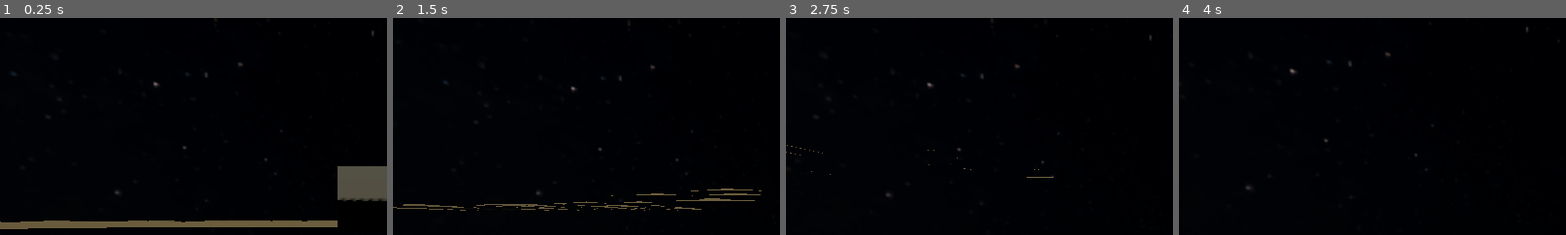
Above: before the commit, frames 1-4 (left to right).
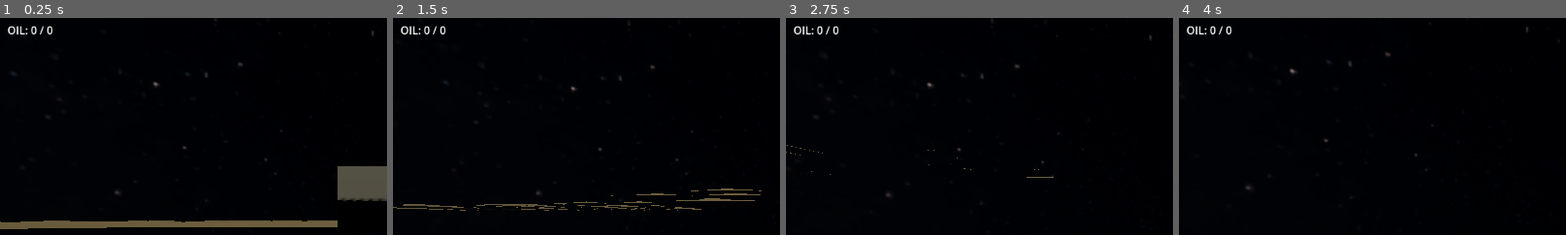
Above: after the commit, the same moments.

Repository: drussillo/Planet-Prospectors
Game: Godot game, scene res://scenes/main.tscn
The game is run twice, just before and just after one commit, with the same random seed, the same clock (stepped at 60 frames per second) and the same inputs. Before the commit the project starts from res://scenes/planet1/planet_1.tscn.
Inputs (mouse positions are % of the whole screen's width and height, from its top left):
- Up to frame 1 (0.25 s): no input
- Up to frame 2 (1.5 s): move the mouse to (55, 50) at 0.52 s; hold F (interact) 0.53-1.28 s; hold W (forward) from 0.53 s (still down); tap Space (jump) at 0.77 s; move the mouse to (45, 50) at 1.27 s; tap F (interact) at 1.35 s
- Up to frame 3 (2.75 s): keep holding W (forward); tap Space (jump) at 1.52 s; move the mouse to (52, 48) at 2.02 s; hold F (interact) from 2.03 s (still down)
- Up to frame 4 (4 s): keep holding W (forward); move the mouse to (49, 52) at 2.77 s; release F (interact) at 2.78 s; tap F (interact) at 2.85 s; tap Space (jump) at 3.02, 3.77 s; tap Enter at 3.5 s; move the mouse to (57, 51) at 3.52 s; hold F (interact) from 3.53 s (still down)
The pictures show only the part of the screen within x 2-52%, y 3-53%; the shares and areas given below are measured in that part.

The runs differ from the first frame. In frame 1, 0.2% of the frame differs, in the area x 2-14%, y 3-8%; in frame 2, 0.2%; in frame 3, 0.2%; in frame 4, 0.2%.

Commit message:
Added Main and HUD

Diff:
--- a/planet-prospectors/project.godot
+++ b/planet-prospectors/project.godot
@@ -11,7 +11,7 @@
 [application]
 
 config/name="Planet Prospectors"
-run/main_scene="uid://c7nvrwodb08oj"
+run/main_scene="uid://b082askvuq360"
 config/features=PackedStringArray("4.6", "Forward Plus")
 config/icon="res://icon.svg"
 
--- /dev/null
+++ b/planet-prospectors/scenes/main.tscn
@@ -0,0 +1,12 @@
+[gd_scene format=3 uid="uid://b082askvuq360"]
+
+[ext_resource type="PackedScene" uid="uid://b44p6q4yxn62w" path="res://scenes/player_hud.tscn" id="1_0wfyh"]
+[ext_resource type="Script" uid="uid://c43bkijw5af2y" path="res://scripts/main.gd" id="1_sugp2"]
+[ext_resource type="PackedScene" uid="uid://c7nvrwodb08oj" path="res://scenes/planet1/planet_1.tscn" id="2_sugp2"]
+
+[node name="Main" type="Node" unique_id=546563352]
+script = ExtResource("1_sugp2")
+
+[node name="playerHUD" parent="." unique_id=707006736 instance=ExtResource("1_0wfyh")]
+
+[node name="planet1" parent="." unique_id=1643603378 instance=ExtResource("2_sugp2")]
--- /dev/null
+++ b/planet-prospectors/scenes/player_hud.tscn
@@ -0,0 +1,13 @@
+[gd_scene format=3 uid="uid://b44p6q4yxn62w"]
+
+[ext_resource type="Script" uid="uid://coycmgnus8va7" path="res://scripts/player_hud.gd" id="1_mlvnn"]
+
+[node name="playerHUD" type="Node2D" unique_id=1891488524]
+script = ExtResource("1_mlvnn")
+
+[node name="oilcount" type="Label" parent="." unique_id=238459283]
+offset_left = 37.0
+offset_top = 28.0
+offset_right = 330.0
+offset_bottom = 60.0
+text = "OIL COUNTER"
--- /dev/null
+++ b/planet-prospectors/scripts/main.gd
@@ -0,0 +1,11 @@
+extends Node
+
+
+# Called when the node enters the scene tree for the first time.
+func _ready() -> void:
+	$planet1/player.oil_changed.connect($playerHUD.update_oilcount)
+
+
+# Called every frame. 'delta' is the elapsed time since the previous frame.
+func _process(delta: float) -> void:
+	pass
--- a/planet-prospectors/scripts/player.gd
+++ b/planet-prospectors/scripts/player.gd
@@ -1,5 +1,7 @@
 extends CharacterBody3D
 
+
+signal oil_changed(current, objective)
 
 #const SPEED = 4.0
 const SPEED = 40.0 # debug speed
@@ -72,4 +74,5 @@
 			current_oil += 1;
 
 		print(current_chunk.oil_amount, "  ", current_oil)
+	oil_changed.emit(current_oil, 0)
 	move_and_slide()
--- /dev/null
+++ b/planet-prospectors/scripts/player_hud.gd
@@ -0,0 +1,12 @@
+extends Node2D
+
+# Called when the node enters the scene tree for the first time.
+func _ready() -> void:
+	pass
+
+func update_oilcount(current, objective) -> void:
+	$oilcount.text = str("OIL: ", current, " / ", objective)
+
+# Called every frame. 'delta' is the elapsed time since the previous frame.
+func _process(delta: float) -> void:
+	pass
Not shown, added: planet-prospectors/scripts/main.gd.uid
Not shown, added: planet-prospectors/scripts/player_hud.gd.uid
